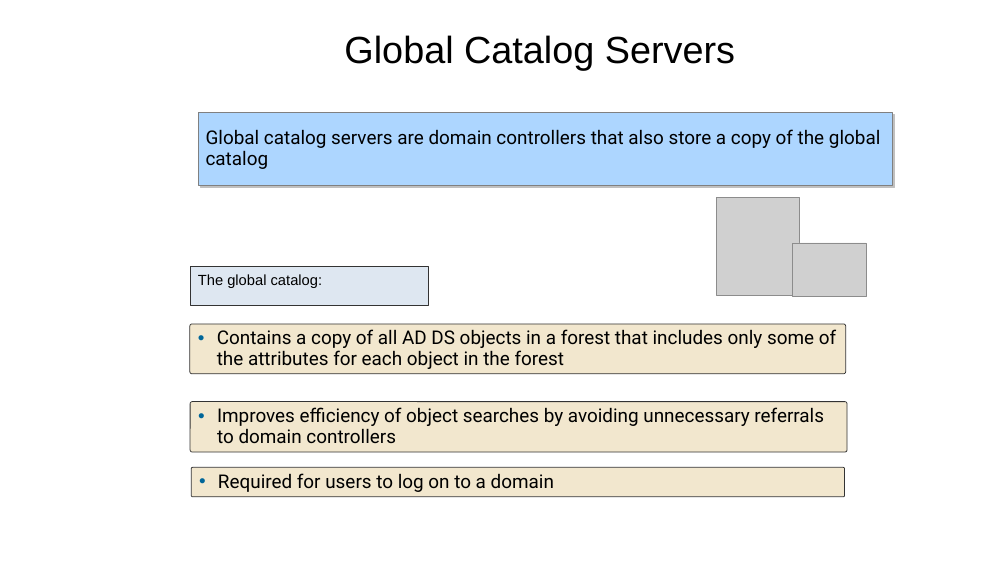
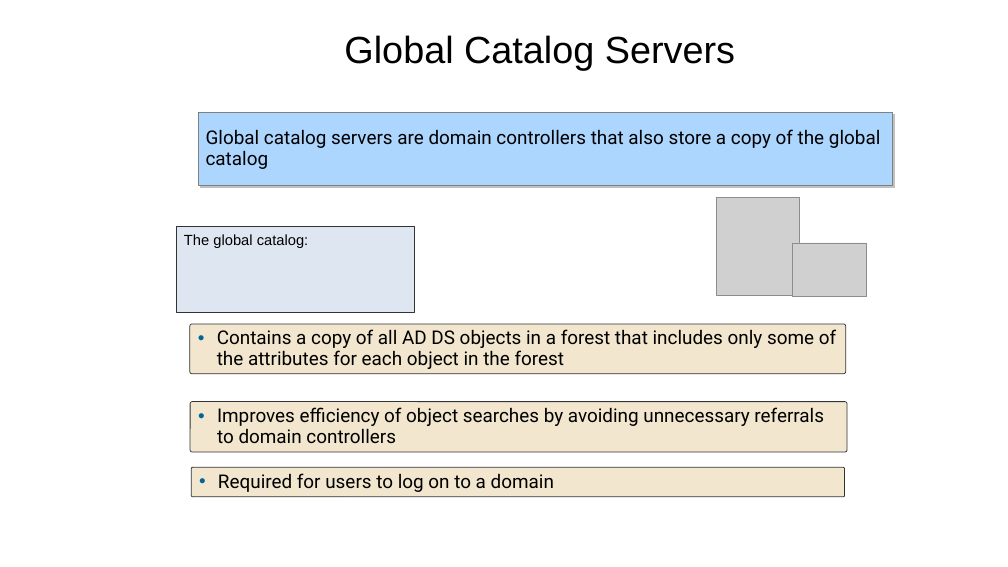
Before and after one commit to dhaval9911/dotfiles, a slide deck: slide 11 of programs/avinash.pptx (slide 13 before the commit). Drawn at 1008x567 pixels with LibreOffice and Linux fonts; fonts in the diff are those of the drawing; grey boxes stand for pictures; background and template pictures are left out. Boxes give left, top, right and bottom in pixels: in the first picture for what was removed or moved away, otherwise in the second. Text is boxed around its words. In the diff, an @@ line names an element or a change of style, - is before the commit and + after.

```diff
--- a/programs/avinash.pptx
+++ b/programs/avinash.pptx
@@ text "The global catalog:" resized from (x1=191, y1=267, x2=429, y2=306) to (x1=176, y1=227, x2=414, y2=313) @@
```
Also in this commit, not shown: 8 other slides changed, 4 slides removed, 1 other file.
